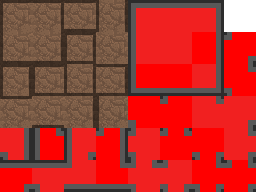
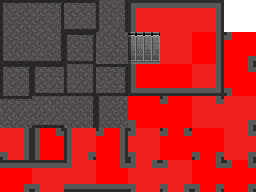
Comparing the layer stacks of the two w=256, h=192 images. Changes:
moved "general floor shadow" above "t_floor_rock1" over [left=0, top=0, right=160, bottom=128]
added layer "metal noise overlay" (soft light, 20%) above "concrete noise overlay" over [left=0, top=0, right=128, bottom=128]
hid "dirt floor" over [left=0, top=0, right=128, bottom=128]
added layer "metal floor" above "strconc wires" over [left=0, top=0, right=160, bottom=128]
